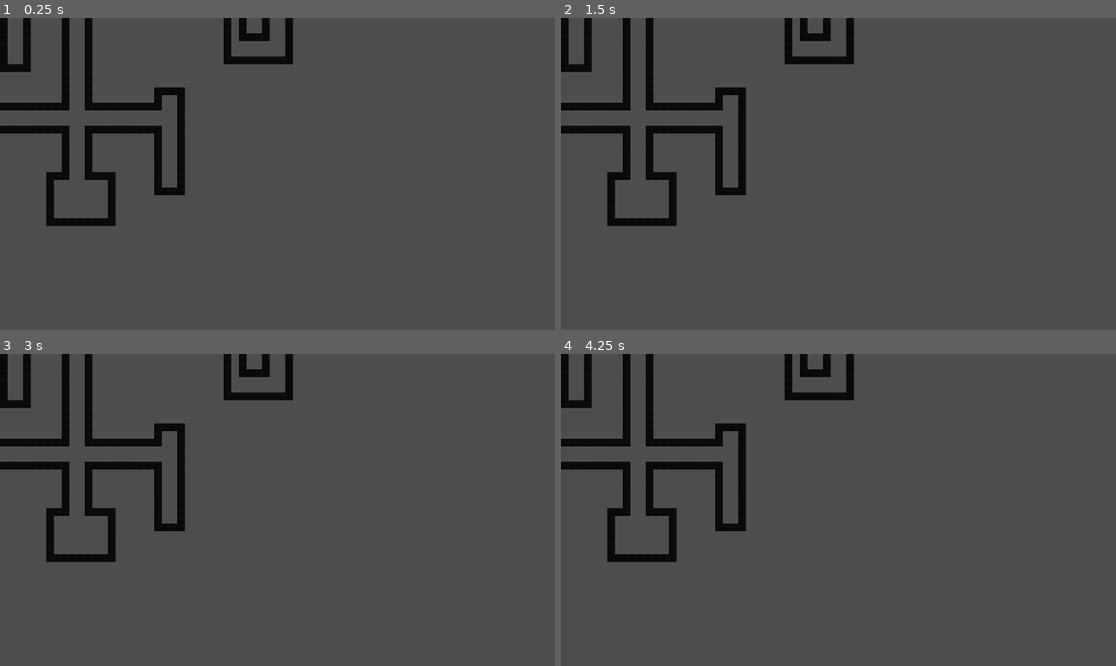
Above: before the commit, frames 1-4 (two rows, left to right).
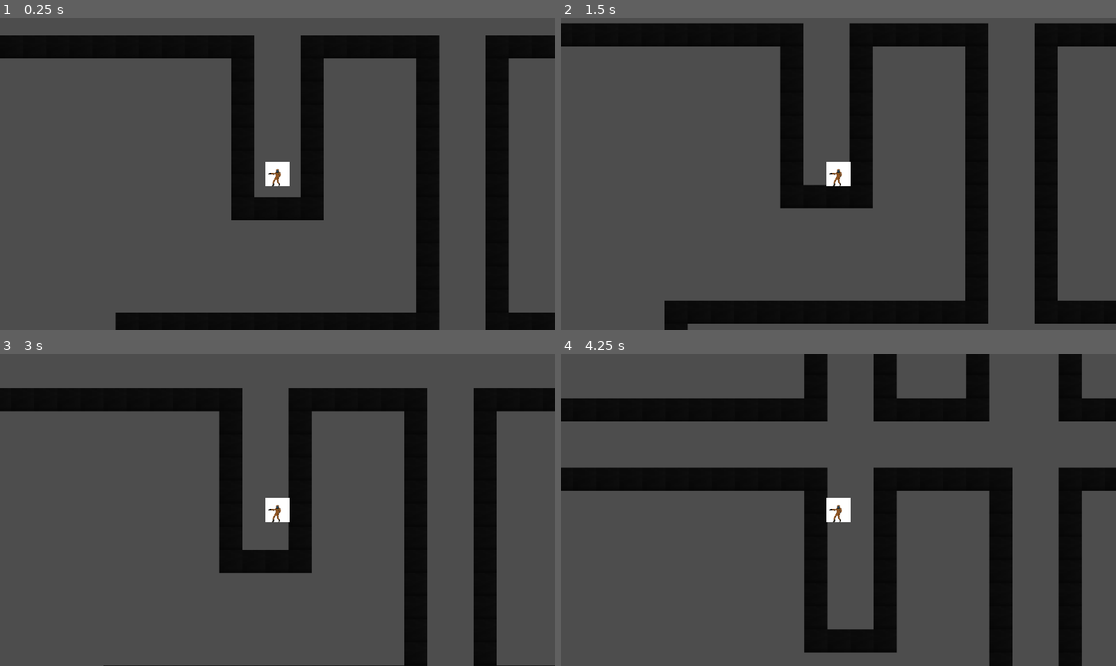
Above: after the commit, the same moments.

Repository: kalmizyed/Project_Meltdown
Game: Godot game, scene res://scenes/4_th_floor.tscn
Same seed, same stepped clock (60 frames per second), same inputs: the game is played once before the commit and once after it. Before the commit the project has no main scene; this scene is started directly in both runs.
Inputs:
- Up to frame 1 (0.25 s): no input
- Up to frame 2 (1.5 s): tap Enter at 0.5 s; hold Right (ui_right) 0.53-1.28 s; hold Space (interact) 0.53-1.28 s; hold Down (ui_down) from 1.28 s (still down); tap Space (interact) at 1.35 s
- Up to frame 3 (3 s): tap Enter at 2 s; release Down (ui_down) at 2.03 s; hold Right (ui_right) 2.03-2.78 s; hold Space (interact) 2.03-2.78 s; hold Up (ui_up) from 2.78 s (still down); tap Space (interact) at 2.85 s
- Up to frame 4 (4.25 s): release Up (ui_up) at 3.53 s; hold Left (ui_left) from 3.53 s (still down); hold Space (interact) from 3.53 s (still down)

The runs differ from the first frame. In frame 1, 27% of the frame differs, in the area x 0-100%, y 0-100%; in frame 2, 28%; in frame 3, 23%; in frame 4, 28%.

Commit message:
Added placeholder player and finalized audio controller

Diff:
--- a/project.godot
+++ b/project.godot
@@ -11,7 +11,7 @@
 [application]
 
 config/name="Codename_Meltdown"
-run/main_scene="res://Scenes/game.tscn"
+run/main_scene="res://scenes/4_th_floor.tscn"
 config/features=PackedStringArray("4.3", "Forward Plus")
 config/icon="res://icon.svg"
 
--- a/scenes/4_th_floor.tscn
+++ b/scenes/4_th_floor.tscn
@@ -1,12 +1,17 @@
-[gd_scene load_steps=4 format=4 uid="uid://b6k6vcqoom6ro"]
+[gd_scene load_steps=7 format=4 uid="uid://b6k6vcqoom6ro"]
 
 [ext_resource type="Texture2D" uid="uid://6osglomaqj8e" path="res://assets/sprites/wall_placeholder.jpg" id="1_rlysi"]
+[ext_resource type="PackedScene" uid="uid://dtmf01wjumxnl" path="res://scenes/player_prototype.tscn" id="2_4wda8"]
+[ext_resource type="Script" path="res://scripts/entities/player_placeholder.gd" id="3_tp87a"]
+[ext_resource type="PackedScene" uid="uid://bp5ym4qoolg1c" path="res://scenes/audio_controller.tscn" id="4_3njcq"]
 
 [sub_resource type="TileSetAtlasSource" id="TileSetAtlasSource_udmik"]
 texture = ExtResource("1_rlysi")
 0:0/0 = 0
+0:0/0/physics_layer_0/polygon_0/points = PackedVector2Array(-8, -8, 8, -8, 8, 8, -8, 8)
 
 [sub_resource type="TileSet" id="TileSet_v2mq8"]
+physics_layer_0/collision_layer = 1
 sources/2 = SubResource("TileSetAtlasSource_udmik")
 
 [node name="Game" type="Node2D"]
@@ -14,3 +19,12 @@
 [node name="TileMapLayer" type="TileMapLayer" parent="."]
 tile_map_data = PackedByteArray("AAAAAAAAAgAAAAAAAAAAAAEAAgAAAAAAAAAAAAIAAgAAAAAAAAAAAAMAAgAAAAAAAAAAAAQAAgAAAAAAAAAAAA …(7680 unchanged characters)…
 tile_set = SubResource("TileSet_v2mq8")
+
+[node name="CharacterBody2D" parent="." instance=ExtResource("2_4wda8")]
+position = Vector2(32, 80)
+script = ExtResource("3_tp87a")
+
+[node name="Camera2D" type="Camera2D" parent="CharacterBody2D"]
+zoom = Vector2(3, 3)
+
+[node name="AudioController" parent="." instance=ExtResource("4_3njcq")]
--- a/scenes/audio_controller.tscn
+++ b/scenes/audio_controller.tscn
@@ -1,8 +1,12 @@
-[gd_scene load_steps=4 format=3 uid="uid://bp5ym4qoolg1c"]
+[gd_scene load_steps=8 format=3 uid="uid://bp5ym4qoolg1c"]
 
 [ext_resource type="Script" path="res://scripts/audio_controller.gd" id="1_031uf"]
 [ext_resource type="AudioStream" uid="uid://chbjgi0adi35r" path="res://assets/sfx/electronic_door.mp3" id="1_bxl2e"]
 [ext_resource type="AudioStream" uid="uid://ceie8p81fvv0m" path="res://assets/sfx/paper_pickup_2.mp3" id="2_013m7"]
+[ext_resource type="AudioStream" uid="uid://dpe7qc2tlupsr" path="res://assets/sfx/footsteps.mp3" id="4_mw56g"]
+[ext_resource type="AudioStream" uid="uid://cboto5jyhpsgq" path="res://assets/sfx/footsteps_with_reverb.mp3" id="5_csmma"]
+[ext_resource type="AudioStream" uid="uid://ccbcycbq76cxx" path="res://assets/sfx/bag_open.mp3" id="5_pm0us"]
+[ext_resource type="AudioStream" uid="uid://hgjqjmasngoh" path="res://assets/sfx/book_pickup.mp3" id="6_2amb3"]
 
 [node name="AudioController" type="Node2D"]
 script = ExtResource("1_031uf")
@@ -21,13 +25,15 @@
 volume_db = 10.0
 
 [node name="Footsteps" type="AudioStreamPlayer" parent="."]
-stream = ExtResource("2_013m7")
-volume_db = 10.0
+stream = ExtResource("4_mw56g")
+volume_db = 7.0
+
+[node name="FootstepsReverb" type="AudioStreamPlayer" parent="."]
+stream = ExtResource("5_csmma")
+volume_db = 7.0
 
 [node name="Bag" type="AudioStreamPlayer" parent="."]
-stream = ExtResource("2_013m7")
-volume_db = 10.0
+stream = ExtResource("5_pm0us")
 
 [node name="Book" type="AudioStreamPlayer" parent="."]
-stream = ExtResource("2_013m7")
-volume_db = 10.0
+stream = ExtResource("6_2amb3")
--- /dev/null
+++ b/scenes/player_prototype.tscn
@@ -0,0 +1,16 @@
+[gd_scene load_steps=3 format=3 uid="uid://dtmf01wjumxnl"]
+
+[ext_resource type="Texture2D" uid="uid://cnhxhgyalae7" path="res://assets/sprites/objects/Player_Concept_Art.png" id="1_k7jw0"]
+
+[sub_resource type="RectangleShape2D" id="RectangleShape2D_8qri6"]
+size = Vector2(15, 15)
+
+[node name="CharacterBody2D" type="CharacterBody2D"]
+
+[node name="PlayerConceptArt" type="Sprite2D" parent="."]
+position = Vector2(-3.05176e-05, -3.8147e-06)
+scale = Vector2(0.008, 0.008)
+texture = ExtResource("1_k7jw0")
+
+[node name="CollisionShape2D" type="CollisionShape2D" parent="."]
+shape = SubResource("RectangleShape2D_8qri6")
--- a/scripts/audio_controller.gd
+++ b/scripts/audio_controller.gd
@@ -1,4 +1,4 @@
-extends AudioStreamPlayer
+extends Node2D
 
 @export var mute: bool = false
 
@@ -25,6 +25,10 @@
 	if not mute:
 		$Footsteps.play()
 
+func play_footsteps_with_reverb() -> void:
+	if not mute:
+		$FootstepsReverb.play()
+
 func play_bag_open() -> void:
 	if not mute:
 		$Bag.play()
--- a/scripts/entities/player_placeholder.gd
+++ b/scripts/entities/player_placeholder.gd
@@ -1,6 +1,6 @@
 extends CharacterBody2D
 
-@export var SPEED: float = 300.0
+@export var SPEED: float = 100.0
 
 func _physics_process(delta: float) -> void:
 	# Get the input direction and handle the movement/deceleration.
@@ -13,5 +13,6 @@
 	velocity.x = direction['x'] * SPEED if direction['x'] else move_toward(velocity.x, 0, SPEED)
 	velocity.y = direction['y'] * SPEED if direction['y'] else move_toward(velocity.y, 0, SPEED)
 
+	if(velocity.x!=0 || velocity.y!=0):
+		AudioController.play_footsteps_with_reverb() # This might just play constantly idk
 	move_and_slide()
-	AudioController.play_footsteps() # This might just play constantly idk
